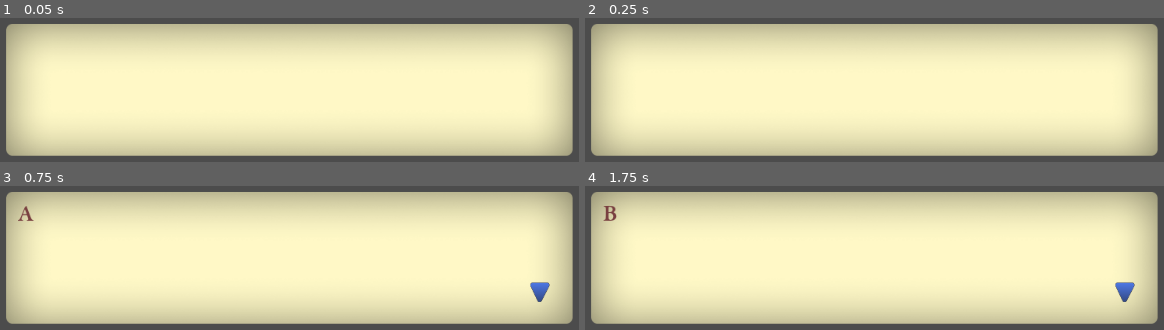
Above: before the commit, frames 1-4 (two rows, left to right).
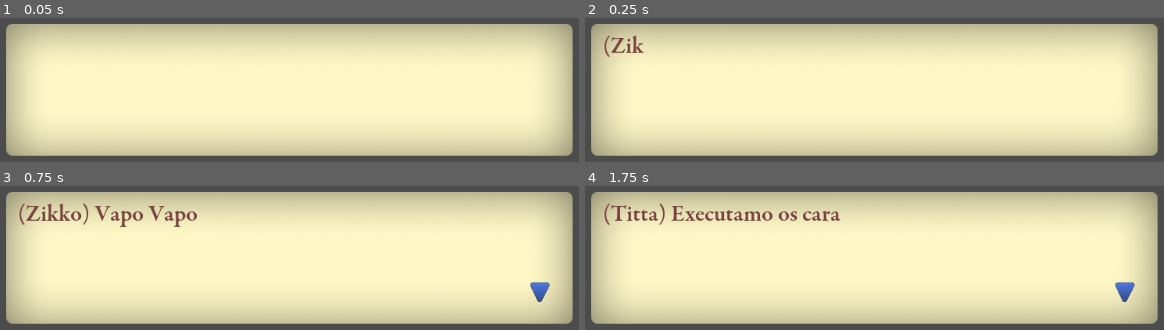
Above: after the commit, the same moments.

Repository: eduregis/hexachronos
Game: Godot game, scene res://View/Main.tscn
Same seed, same stepped clock (60 frames per second), same inputs: the game is played once before the commit and once after it.
Inputs:
- Up to frame 1 (0.05 s): no input
- Up to frame 2 (0.25 s): no input
- Up to frame 3 (0.75 s): tap Enter (ui_accept) at 0.5 s
- Up to frame 4 (1.75 s): tap Enter (ui_accept) at 0.77, 1.52 s

Frame 1 is identical in both runs. In frame 2, 0.4% of the frame differs, in the area x 3-11%, y 11-28%; in frame 3, 1.4%; in frame 4, 1.8%, in the area x 3-45%, y 11-28%.

Commit message:
reading a JSON file to dialogues

Diff:
--- a/Controller/DialogueBox.gd
+++ b/Controller/DialogueBox.gd
@@ -1,5 +1,7 @@
 extends Control
 
+export var names = []
+export var expressions = []
 export var dialogue = []
 
 var dialogue_index = 0
--- a/Controller/DialogueComponent.gd
+++ b/Controller/DialogueComponent.gd
@@ -3,6 +3,25 @@
 func _ready():
 	pass
 
-func set_text(text):
-	$DialogueBox.dialogue = text
-	print("test")
+func set_dialogue_code(text_code):
+	# fazendo a chamada para o arquivo .JSON
+	var file = File.new()
+	file.open("res://Database/hexachronosDialogues.json", file.READ)
+	var json = file.get_as_text()
+	var json_result = JSON.parse(json).result
+	file.close()
+
+	#passando os valores do dialogo determinado pelo id
+	var names = []
+	var expressions = []
+	var text = []
+
+	for dialogues in json_result["dialogues"]:
+		if dialogues["id"] == text_code:
+			for dialogue in dialogues["sequence"]:
+				names.append(dialogue["name"])
+				expressions.append(dialogue["expression"])
+				text.append("(" + dialogue["name"] + ") " + dialogue["text"])
+			$DialogueBox.dialogue = text
+			$DialogueBox.names = names
+			$DialogueBox.expressions = expressions
--- a/Controller/Main.gd
+++ b/Controller/Main.tres.gd
@@ -5,6 +5,6 @@
 func _ready():
 	var window = get_viewport_rect().size
 	var dialogueBox = DialogueBox.instance()
-	dialogueBox.set_text(["A","B"])
+	dialogueBox.set_dialogue_code("0002")
 	dialogueBox.set_position(Vector2(window.x/2, window.y))
 	self.add_child(dialogueBox)
--- a/Database/hexachronosDialogues.json
+++ b/Database/hexachronosDialogues.json
@@ -7,6 +7,13 @@
                 {"name": "Zikko", "expression": "neutral", "text": "Fala ae"},
                 {"name": "Titta", "expression": "happy", "text": "Eaí cara"}
             ]
+        },
+        {
+            "id": "0002",
+            "sequence": [
+                {"name": "Zikko", "expression": "neutral", "text": "Vapo Vapo"},
+                {"name": "Titta", "expression": "happy", "text": "Executamo os cara"}
+            ]
         }
     ]
 }
--- a/View/DialogueBox.tscn
+++ b/View/DialogueBox.tscn
@@ -75,8 +75,8 @@
 custom_fonts/normal_font = SubResource( 1 )
 custom_colors/default_color = Color( 0.478431, 0.254902, 0.254902, 1 )
 bbcode_enabled = true
-bbcode_text = "Vapo Vapo executamo os Cara"
-text = "Vapo Vapo executamo os Cara"
+bbcode_text = "-"
+text = "-"
 __meta__ = {
 "_edit_use_anchors_": false
 }
--- a/View/Main.tscn
+++ b/View/Main.tscn
@@ -1,6 +1,6 @@
 [gd_scene load_steps=2 format=2]
 
-[ext_resource path="res://Controller/Main.gd" type="Script" id=1]
+[ext_resource path="res://Controller/Main.tres.gd" type="Script" id=1]
 
 [node name="Main" type="Node2D"]
 script = ExtResource( 1 )
